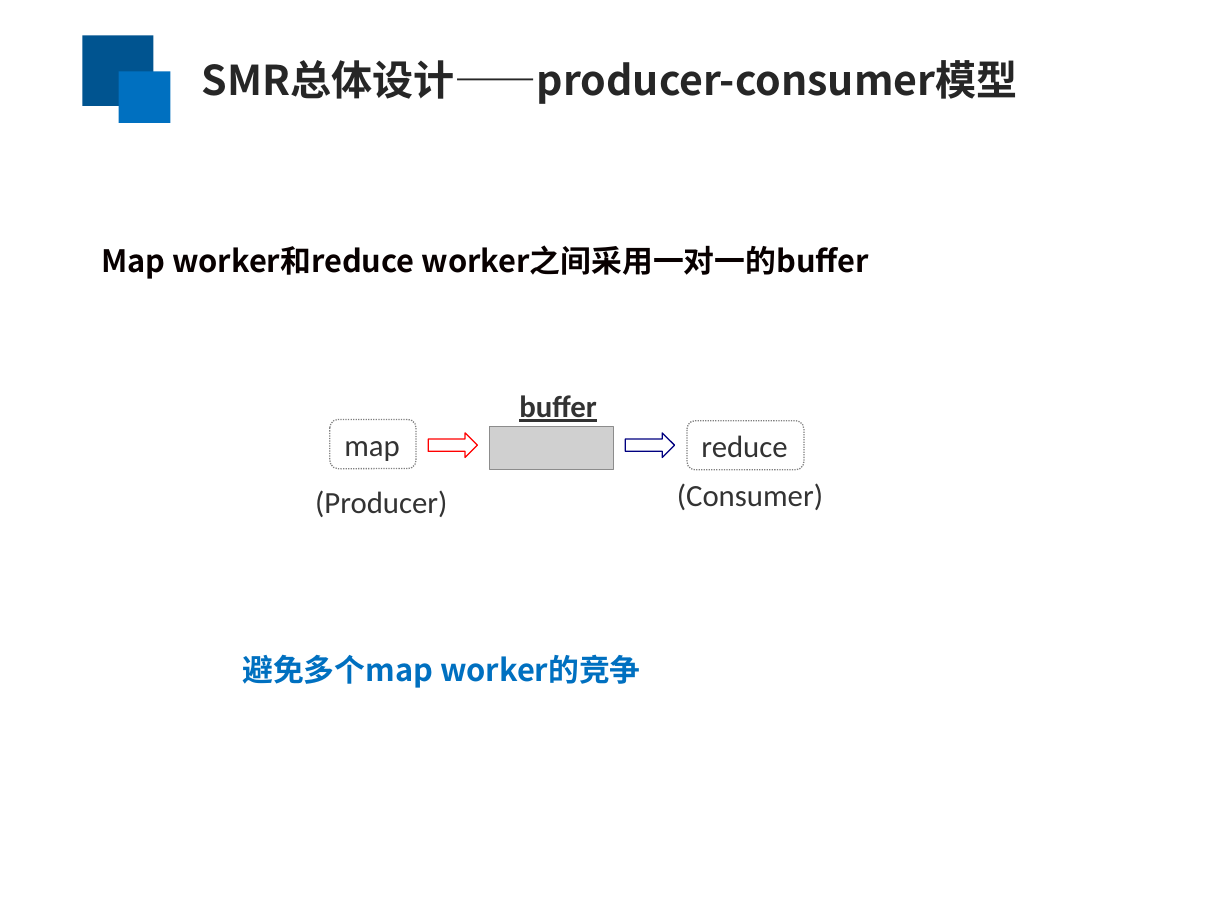
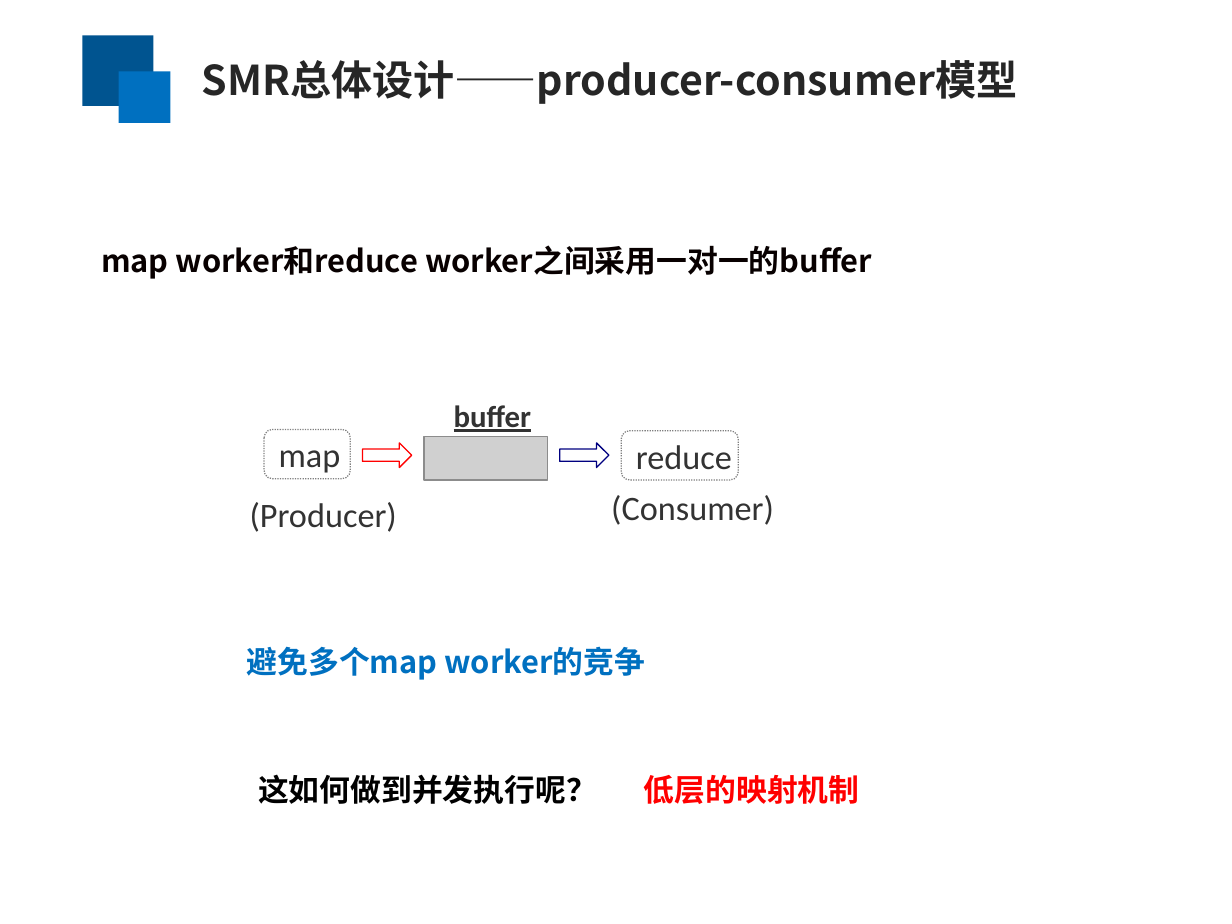
Before and after one commit to yufenyu/work, a slide deck: slide 9 of dmr_paper/paper/chinaSys-2016.ppt. Drawn at 1232x924 pixels with LibreOffice and Linux fonts; fonts in the diff are those of the drawing; grey boxes stand for pictures. Boxes give left, top, right and bottom in pixels: in the first picture for what was removed or moved away, otherwise in the second. Text is boxed around its words. In the diff, an @@ line names an element or a change of style, - is before the commit and + after.

```diff
--- a/dmr_paper/paper/chinaSys-2016.ppt
+++ b/dmr_paper/paper/chinaSys-2016.ppt
@@ text at <box>101,245,872,279</box>: text changed @@
-Map worker和reduce worker之间采用一对一的buffer
+map worker和reduce worker之间采用一对一的buffer
@@ size 18 to 20 pt in 4 elements at <box>250,502,397,532</box>, <box>621,431,738,480</box>, <box>611,495,774,525</box>, <box>264,430,350,479</box> @@
@@ 3 texts, 2 rounded rectangles, 2 right arrows, 1 picture: place and size @@
-3 texts, 2 rounded rectangles, 2 right arrows, 1 picture at <box>315,395,823,517</box>
+3 texts, 2 rounded rectangles, 2 right arrows, 1 picture at <box>250,405,774,532</box>
@@ text "避免多个map worker的竞争": place and size @@
-text "避免多个map worker的竞争" at <box>242,654,640,688</box>
+text "避免多个map worker的竞争" at <box>247,646,645,680</box>
@@ text added at <box>258,774,597,804</box>, 18 pt, text #000000, bold @@
+这如何做到并发执行呢？
@@ text added at <box>644,774,860,804</box>, 18 pt, text #FF0000, bold @@
+低层的映射机制
```
Also in this commit, not shown: 14 other slides changed, 4 slides removed.
